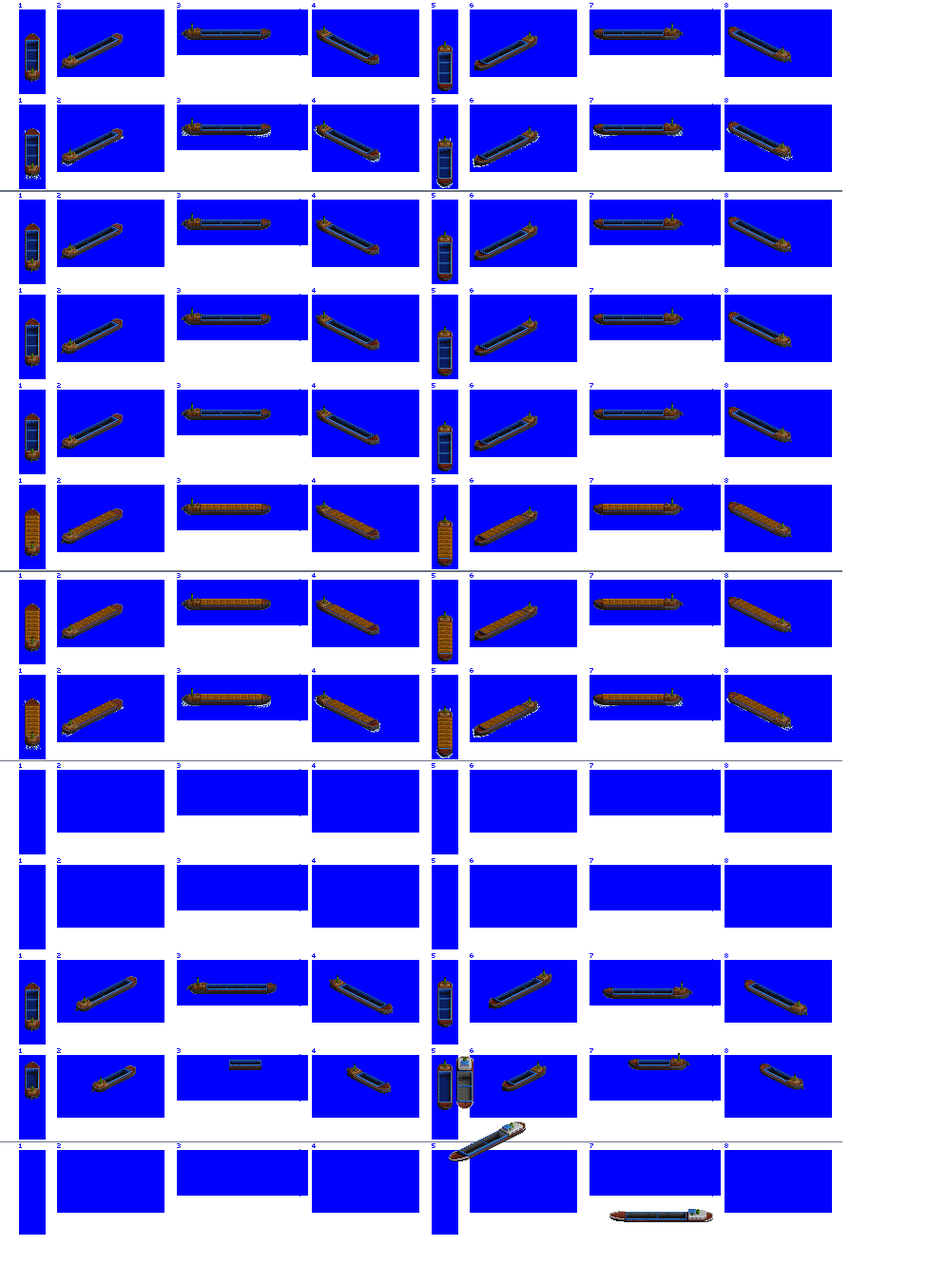
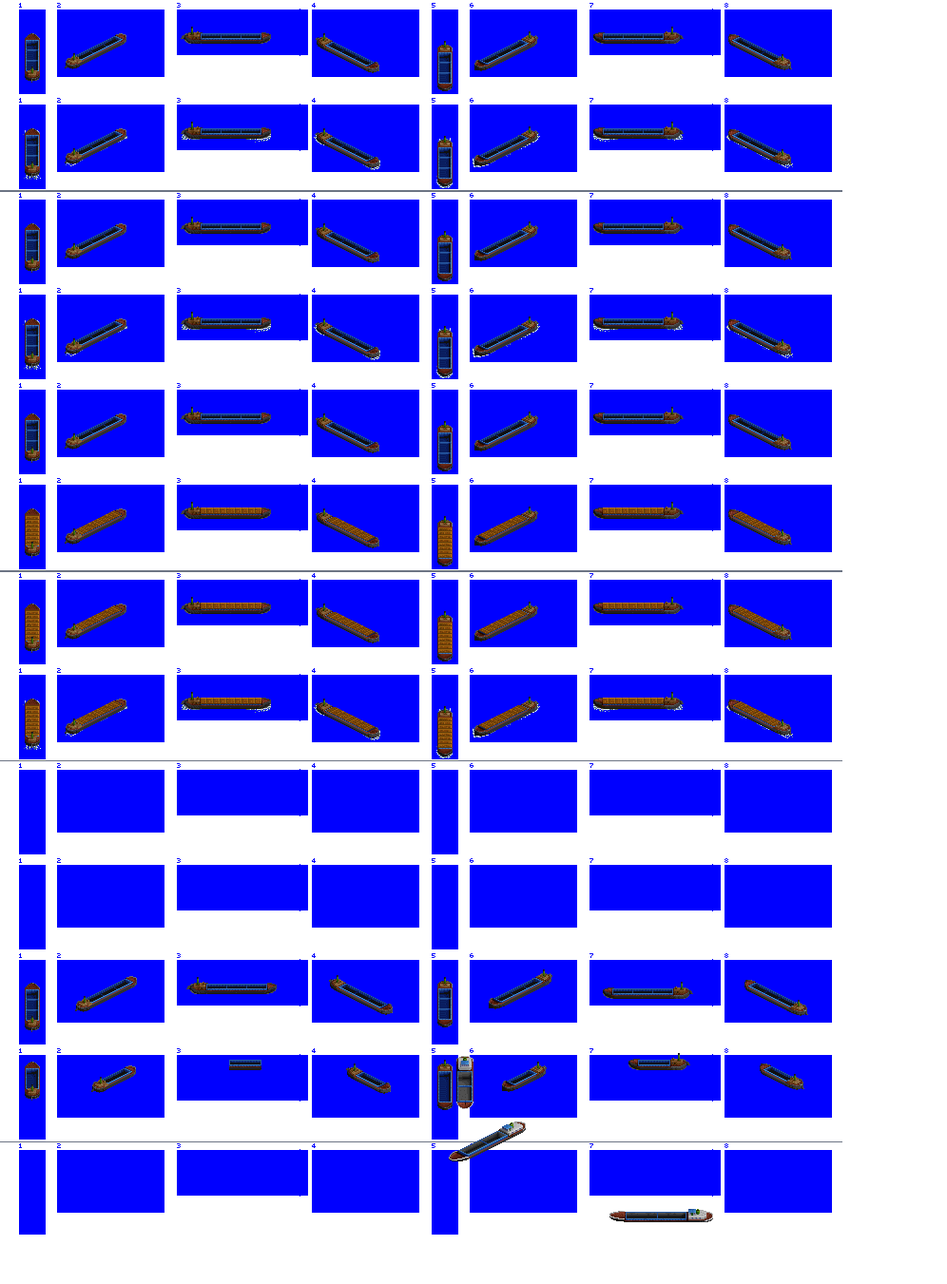
Layers edited between the first and the second 947×1284 image:
painted on "Hatch Overlays" over [71, 503, 781, 731]
painted on "gorky" over [60, 22, 792, 739]
painted on "gorky wake" over [22, 125, 793, 741]
